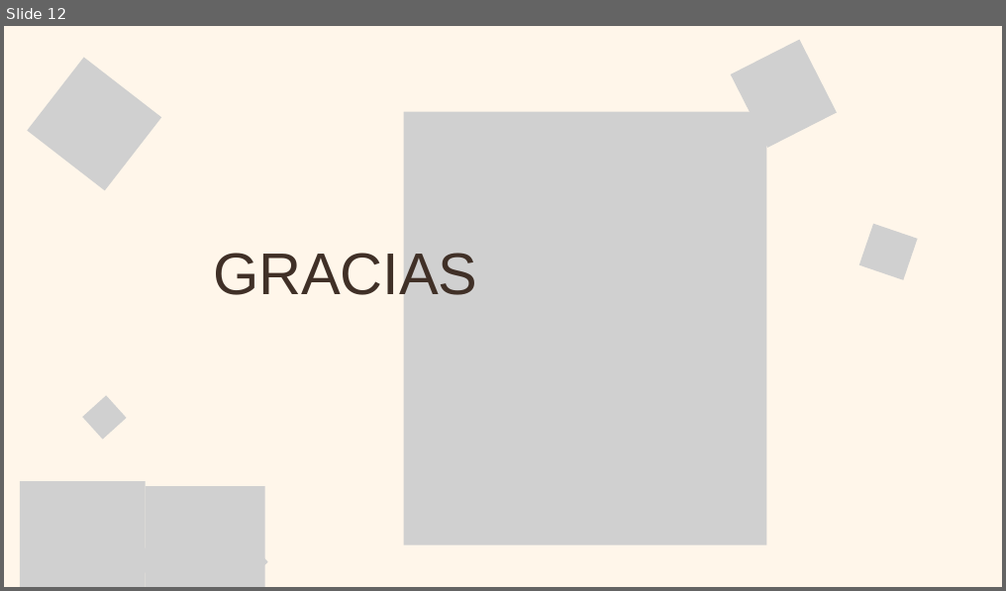
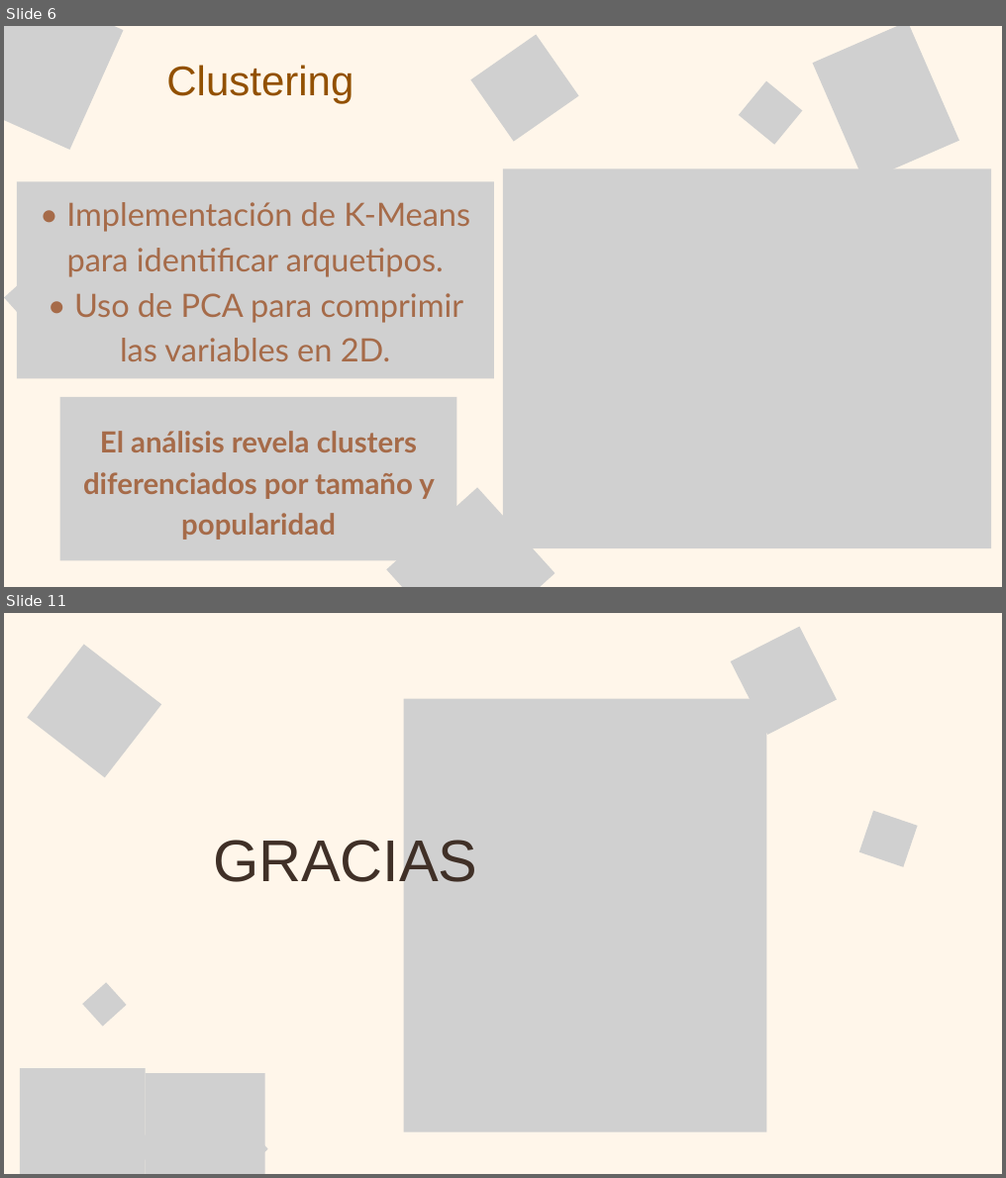
Before and after one commit to JavieraFuenzalidaI/Evaluacion3, a slide deck: PresentaciónEv3.pptx. Shown one above the other, each under a label of ours: slide 12 before the commit, slides 6 and 11 after it; the slides between them are not shown. The pictures are 1006x591 and 1006x1178 pixels, drawn with LibreOffice and Linux fonts; fonts in the diff are those of the drawing; grey boxes stand for pictures. Boxes give left, top, right and bottom in pixels: in the first picture for what was removed or moved away, otherwise in the second. Text is boxed around its words. In the diff, an @@ line names an element or a change of style, - is before the commit and + after.

```diff
--- a/PresentaciónEv3.pptx
+++ b/PresentaciónEv3.pptx
@@ slide 6 added at bbox=[4, 26, 1002, 587], background #FFF6EA @@
@@ picture added at bbox=[4, 26, 123, 150] @@
@@ picture added at bbox=[470, 35, 578, 141] @@
@@ picture added at bbox=[812, 26, 959, 182] @@
@@ text added at bbox=[166, 65, 353, 103], 60 pt, text #925000 @@
+Clustering
@@ picture added at bbox=[739, 81, 802, 145] @@
@@ picture added at bbox=[503, 170, 991, 549] @@
@@ picture added at bbox=[17, 181, 493, 378] @@
@@ text added at bbox=[66, 202, 470, 362], 46.5 pt, text #A66B49 @@
+• Implementación de K-Means para identificar arquetipos.
+• Uso de PCA para comprimir las variables en 2D.
@@ picture added at bbox=[4, 265, 71, 333] @@
@@ picture added at bbox=[59, 397, 456, 561] @@
@@ text added at bbox=[83, 431, 434, 540], 42 pt, text #A66B49, bold @@
+El análisis revela clusters diferenciados por tamaño y popularidad
@@ picture added at bbox=[386, 487, 554, 587] @@
@@ what was slide 12 is now slide 11 @@
```
Also in this commit, not shown: 4 slides changed, 5 other slides added, 7 slides removed.
